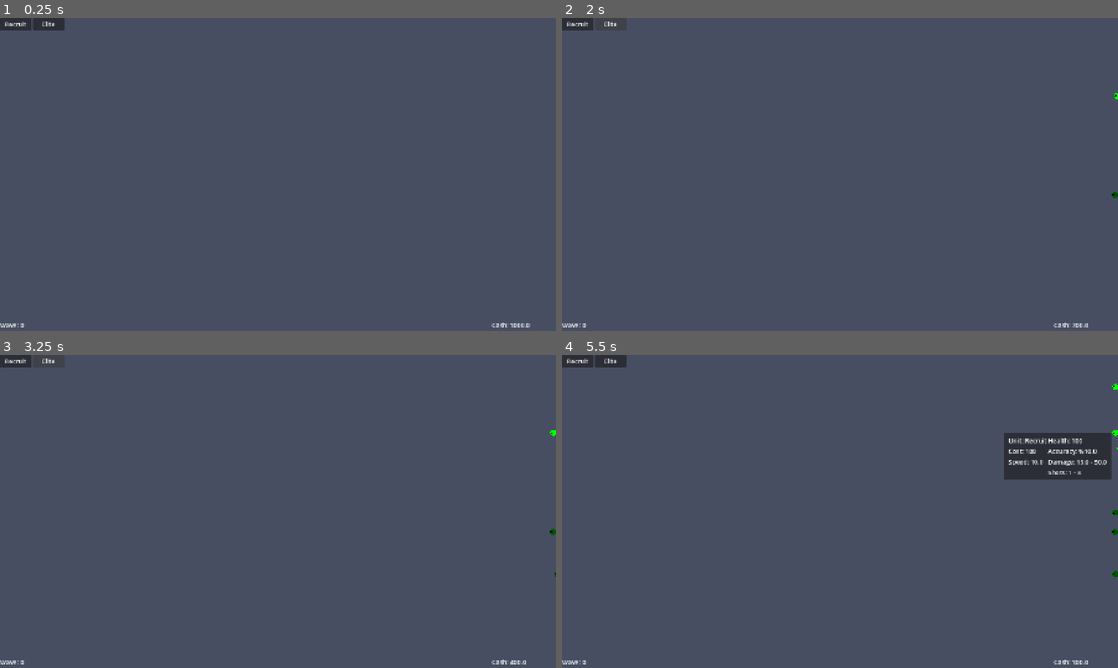
Above: before the commit, frames 1-4 (two rows, left to right).
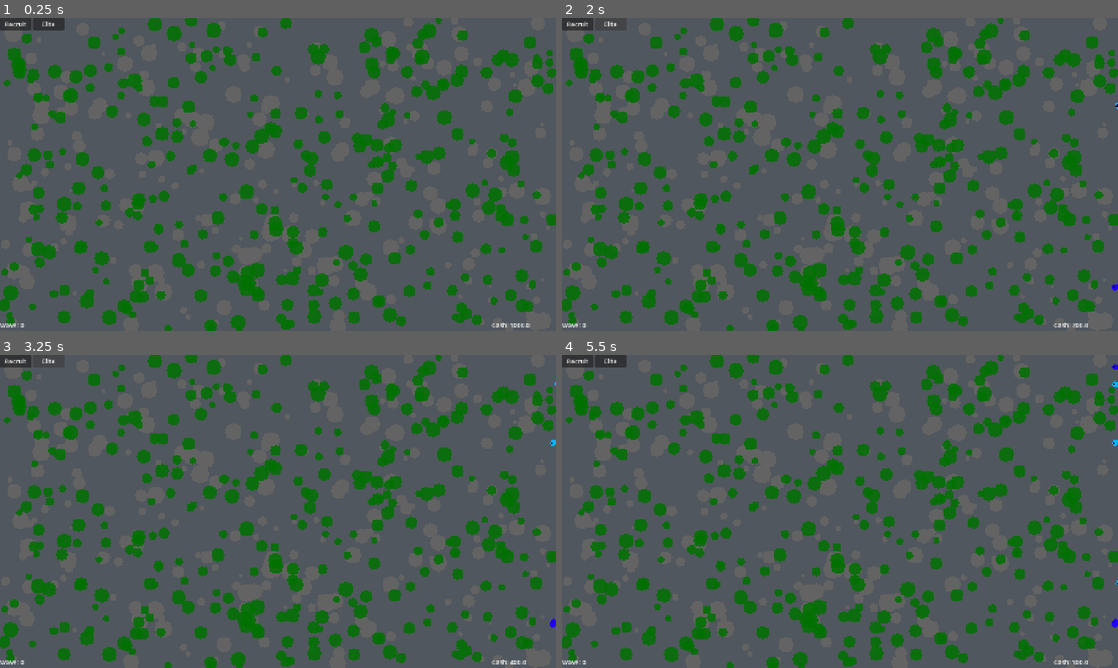
Above: after the commit, the same moments.

Repository: bradygillam/Blitztorm
Game: Godot game, scene res://Scene/Main.tscn
Same seed, same stepped clock (60 frames per second), same inputs: the game is played once before the commit and once after it.
Inputs (mouse positions are in pixels of both pictures, inside the frame that each line leads up to):
- Up to frame 1 (0.25 s): no input
- Up to frame 2 (2 s): click "Recruit" at 0.5 s; click "Elite" at 1.25 s
- Up to frame 3 (3.25 s): click "Recruit" at 2 s; click "Elite" at 2.75 s
- Up to frame 4 (5.5 s): click "Recruit" at 3.5 s; click "Elite" at 4.25 s; tap Enter at 5 s; move the mouse to (1112, 433) at 5.02 s; hold Right mouse button (Unit_Placement) from 5.03 s (still down)

The runs differ from the first frame. In frame 1, 28% of the frame differs, in the area x 0-100%, y 0-100%; in frame 2, 28%; in frame 3, 28%; in frame 4, 30%.

Commit message:
World Gen, Wave scaling, get all objects in line

Diff:
--- /dev/null
+++ b/Scene/Environment/Rock.tscn
@@ -0,0 +1,23 @@
+[gd_scene format=3 uid="uid://j1vbotvpe44l"]
+
+[ext_resource type="Script" uid="uid://bosy1twq3u4fa" path="res://Scripts/World/base_environmentalObject.gd" id="1_jbyxe"]
+[ext_resource type="Resource" uid="uid://bkx8mg3tjptje" path="res://Scripts/Resources/Environment/Rock.tres" id="2_fvaf6"]
+
+[sub_resource type="CircleShape2D" id="CircleShape2D_2q50q"]
+radius = 8.0
+
+[node name="Rock" type="Node2D" unique_id=722689849]
+script = ExtResource("1_jbyxe")
+objectData = ExtResource("2_fvaf6")
+
+[node name="Area2D" type="Area2D" parent="." unique_id=1746089034]
+
+[node name="CollisionShape2D" type="CollisionShape2D" parent="Area2D" unique_id=1887242926]
+shape = SubResource("CircleShape2D_2q50q")
+
+[node name="Body" type="Polygon2D" parent="." unique_id=1561557993]
+color = Color(0.3887896, 0.3887896, 0.38878956, 1)
+polygon = PackedVector2Array(0, -8, 6, -6, 8, 0, 6, 6, 0, 8, -6, 6, -8, 0, -6, -6)
+
+[connection signal="mouse_entered" from="Area2D" to="." method="DrawPawnInfoUI"]
+[connection signal="mouse_exited" from="Area2D" to="." method="UnDrawPawnInfoUI"]
--- /dev/null
+++ b/Scene/Environment/Tree.tscn
@@ -0,0 +1,24 @@
+[gd_scene format=3 uid="uid://dy45olw1eo3dq"]
+
+[ext_resource type="Script" uid="uid://bosy1twq3u4fa" path="res://Scripts/World/base_environmentalObject.gd" id="1_c0pmf"]
+[ext_resource type="Resource" uid="uid://dpji3hs2bhui6" path="res://Scripts/Resources/Environment/Tree.tres" id="2_qpqu8"]
+
+[sub_resource type="CircleShape2D" id="CircleShape2D_2q50q"]
+radius = 8.0
+
+[node name="Tree" type="Node2D" unique_id=722689849]
+z_index = 1
+script = ExtResource("1_c0pmf")
+objectData = ExtResource("2_qpqu8")
+
+[node name="Area2D" type="Area2D" parent="." unique_id=1746089034]
+
+[node name="CollisionShape2D" type="CollisionShape2D" parent="Area2D" unique_id=1887242926]
+shape = SubResource("CircleShape2D_2q50q")
+
+[node name="Body" type="Polygon2D" parent="." unique_id=1561557993]
+color = Color(0, 0.44313726, 0, 0.8627451)
+polygon = PackedVector2Array(0, -8, 6, -6, 8, 0, 6, 6, 0, 8, -6, 6, -8, 0, -6, -6)
+
+[connection signal="mouse_entered" from="Area2D" to="." method="DrawPawnInfoUI"]
+[connection signal="mouse_exited" from="Area2D" to="." method="UnDrawPawnInfoUI"]
--- a/Scene/Main.tscn
+++ b/Scene/Main.tscn
@@ -1,10 +1,13 @@
 [gd_scene format=3 uid="uid://ckvgdvchcf22m"]
 
-[ext_resource type="Script" uid="uid://t42u8nxy2kh7" path="res://Scripts/Global/UnitInfoUI.gd" id="1_yg4ot"]
+[ext_resource type="Script" uid="uid://t42u8nxy2kh7" path="res://Scripts/UI/UnitInfoUI.gd" id="1_yg4ot"]
 [ext_resource type="Script" uid="uid://fueawqwqvuss" path="res://Scripts/Controls/controls_player.gd" id="2_g6ejq"]
-[ext_resource type="Script" uid="uid://8gyw1m8o43fh" path="res://Scripts/Global/PlayerPawnSpawnHandler.gd" id="3_djkur"]
-[ext_resource type="Script" uid="uid://bdnykqu22g1ff" path="res://Scripts/Global/EnemyPawnSpawnHandler.gd" id="3_h175a"]
-[ext_resource type="Script" uid="uid://da8tvlah6ipqw" path="res://Scripts/Global/WaveHandler.gd" id="4_h175a"]
+[ext_resource type="Script" uid="uid://dda5u2qqboihh" path="res://Scripts/World/WorldGeneration.gd" id="2_vm4ek"]
+[ext_resource type="Script" uid="uid://8gyw1m8o43fh" path="res://Scripts/Utility/PlayerPawnSpawnHandler.gd" id="3_djkur"]
+[ext_resource type="Script" uid="uid://bdnykqu22g1ff" path="res://Scripts/Utility/EnemyPawnSpawnHandler.gd" id="3_h175a"]
+[ext_resource type="PackedScene" uid="uid://dy45olw1eo3dq" path="res://Scene/Environment/Tree.tscn" id="3_i0sg4"]
+[ext_resource type="Script" uid="uid://da8tvlah6ipqw" path="res://Scripts/Utility/WaveHandler.gd" id="4_h175a"]
+[ext_resource type="PackedScene" uid="uid://j1vbotvpe44l" path="res://Scene/Environment/Rock.tscn" id="4_mr7am"]
 [ext_resource type="Script" uid="uid://dsygwtwqajqkw" path="res://Scripts/Resources/Enemy/EnemyData.gd" id="5_h3nmf"]
 [ext_resource type="PackedScene" uid="uid://dputtt6mxe5ib" path="res://Scene/Units/Enemy/Recruit_Enemy.tscn" id="6_aan6j"]
 [ext_resource type="PackedScene" uid="uid://cu278xyd0bk2h" path="res://Scene/Units/Enemy/Elite_Enemy.tscn" id="6_h3nmf"]
@@ -20,7 +23,7 @@
 offset_right = 1422.0
 offset_bottom = 800.0
 mouse_filter = 2
-color = Color(0.12729236, 0.35230905, 1, 0.12156863)
+color = Color(0.4532981, 0.6573992, 0.8621733, 0.12156863)
 
 [node name="UI" type="Node2D" parent="." unique_id=66540625]
 
@@ -141,6 +144,13 @@
 layout_mode = 2
 text = "Shots: xxx - xxx"
 
+[node name="Environment" type="Node2D" parent="." unique_id=1529469610]
+script = ExtResource("2_vm4ek")
+treePrefab = ExtResource("3_i0sg4")
+trees_max = 500
+rockPrefab = ExtResource("4_mr7am")
+rocks_max = 500
+
 [node name="Entities" type="Node2D" parent="." unique_id=1646741825]
 
 [node name="Enemy" type="Node2D" parent="Entities" unique_id=758674355]
@@ -168,7 +178,7 @@
 })
 
 [node name="WaveTimer" type="Timer" parent="GameManager/WaveHandler" unique_id=1169303678]
-wait_time = 10.0
+wait_time = 60.0
 autostart = true
 
 [connection signal="button_up" from="UI/CanvasLayer/Control/SpawnButtons/Recruit" to="GameManager/PlayerUnitSpawnHandler" method="SpawnRecruit"]
--- a/Scene/Units/Friendly/Player/Elite_Player.tscn
+++ b/Scene/Units/Friendly/Player/Elite_Player.tscn
@@ -17,7 +17,7 @@
 script = ExtResource("1_y3pkf")
 selectedColour = Color(0.33333334, 0.33333334, 0, 1)
 unitData = ExtResource("2_y3pkf")
-baseColour = Color(0, 0.33333334, 0, 1)
+baseColour = Color(0.1254902, 0, 1, 1)
 
 [node name="Area2D" type="Area2D" parent="." unique_id=2146679284]
 
--- a/Scene/Units/Friendly/Player/Recruit_Player.tscn
+++ b/Scene/Units/Friendly/Player/Recruit_Player.tscn
@@ -17,7 +17,7 @@
 script = ExtResource("1_lpnoi")
 selectedColour = Color(1, 1, 0, 1)
 unitData = ExtResource("2_xujll")
-baseColour = Color(0, 1, 0, 1)
+baseColour = Color(0, 0.7058824, 0.9843137, 1)
 
 [node name="Area2D" type="Area2D" parent="." unique_id=1746089034]
 
--- a/Scripts/Global/GlobalHelper.gd
+++ b/Scripts/Global/GlobalHelper.gd
@@ -34,3 +34,32 @@
 		bottomRightRectangle.y += dif
 
 	return [topLeftRectangle, bottomRightRectangle]
+
+
+static func GetObjectsOnLine(start: Vector2, end: Vector2, world: World2D) -> Array:
+	var direction: Vector2 = end - start
+	var length: float = direction.length()
+
+	if length == 0:
+		return []
+
+	var shape: RectangleShape2D = RectangleShape2D.new()
+	shape.size = Vector2(length, 2.0)
+
+	var query: PhysicsShapeQueryParameters2D = PhysicsShapeQueryParameters2D.new()
+	query.shape = shape
+	query.transform = Transform2D(
+		direction.angle(),
+		(start + end) * 0.5
+	)
+	query.collide_with_areas = true
+	query.collide_with_bodies = false
+
+	var hits = world.direct_space_state.intersect_shape(query)
+
+	var objectsInLine = []
+
+	for hit in hits:
+		objectsInLine.append(hit.collider.get_parent())
+
+	return objectsInLine
--- /dev/null
+++ b/Scripts/Resources/Environment/EnvironmentObjectData.gd
@@ -0,0 +1,16 @@
+extends Resource
+class_name EnvironmentalObjectData
+
+@export var Name: String
+
+var Size: float
+@export var Size_min: float
+@export var Size_max: float
+
+
+@export_group("Cover")
+@export var CoverEffectiveness_Projectile: float
+
+
+func SetInitialData() -> void:
+	Size = randf_range(Size_min, Size_max)
--- /dev/null
+++ b/Scripts/Resources/Environment/Rock.tres
@@ -0,0 +1,10 @@
+[gd_resource type="Resource" script_class="EnvironmentalObjectData" format=3 uid="uid://bkx8mg3tjptje"]
+
+[ext_resource type="Script" uid="uid://bpjtwurj2ym48" path="res://Scripts/Resources/Environment/EnvironmentObjectData.gd" id="1_wa2xy"]
+
+[resource]
+script = ExtResource("1_wa2xy")
+Name = "Rock"
+Size_min = 0.5
+Size_max = 3.0
+metadata/_custom_type_script = "uid://bpjtwurj2ym48"
--- /dev/null
+++ b/Scripts/Resources/Environment/Tree.tres
@@ -0,0 +1,10 @@
+[gd_resource type="Resource" script_class="EnvironmentalObjectData" format=3 uid="uid://dpji3hs2bhui6"]
+
+[ext_resource type="Script" uid="uid://bpjtwurj2ym48" path="res://Scripts/Resources/Environment/EnvironmentObjectData.gd" id="1_k42kd"]
+
+[resource]
+script = ExtResource("1_k42kd")
+Name = "Tree"
+Size_min = 1.0
+Size_max = 2.5
+metadata/_custom_type_script = "uid://bpjtwurj2ym48"
--- a/Scripts/Global/UnitInfoUI.gd
+++ b/Scripts/UI/UnitInfoUI.gd
@@ -20,7 +20,7 @@
 	UI_damage = find_child("Damage", true, false)
 	UI_shotsPer = find_child("Shots", true, false)
 
-func _process(delta: float) -> void:
+func _process(_delta: float) -> void:
 	DrawUI()
 
 func DrawPawnInfo(unitDataIn: FriendlyData, unitPositionIn: Vector2) -> void:
--- a/Scripts/Units/States/FriendlyAttack.gd
+++ b/Scripts/Units/States/FriendlyAttack.gd
@@ -28,6 +28,7 @@
 	for enemy: EnemyBaseUnit in friendly.enemyTargets:
 		if enemy == null:
 			continue
+		#var objectsInWay = GlobalHelper.GetObjectsOnLine(friendly.position, enemy.position, get_world_2d())
 		var numberOfAttacks: int = randi_range(friendly.unitData.Number_Low_Attack, friendly.unitData.Number_High_Attack)
 		for i in range(0, numberOfAttacks):
 			if randf() <= friendly.unitData.Accuracy_Attack:
--- a/Scripts/Units/base_unit.gd
+++ b/Scripts/Units/base_unit.gd
@@ -12,3 +12,6 @@
 
 func _ready() -> void:
 	stateMachine = find_child("StateMachine")
+
+func hit() -> void:
+	pass
--- a/Scripts/Global/WaveHandler.gd
+++ b/Scripts/Utility/WaveHandler.gd
@@ -14,7 +14,7 @@
 	SpawnEnemies()
 
 func CalculateWaveCash() -> float:
-	return GlobalData.enemyStartingCash * ((float(GlobalData.waveNumber ** 2) / 50) + 2)
+	return GlobalData.enemyStartingCash# * ((float(GlobalData.waveNumber ** 2) / 50) + 2)
 
 func SpawnEnemies() -> void:
 	while GlobalData.enemyCash >= 100:
--- /dev/null
+++ b/Scripts/World/WorldGeneration.gd
@@ -0,0 +1,30 @@
+extends Node2D
+class_name World
+
+@export var treePrefab: PackedScene
+@export var trees_max: int
+@export var rockPrefab: PackedScene
+@export var rocks_max: int
+
+func _ready() -> void:
+	SpawnItems()
+
+func SpawnItems() -> void:
+	var numTrees = randi_range(0, trees_max)
+	var numRocks = randi_range(0, rocks_max)
+
+	for i in range(numTrees):
+		var tree = treePrefab.instantiate()
+		tree.global_position = GlobalHelper.GetRandomVectorInRectangle(
+		Vector2(GlobalHelper.MIN_X_POSITION_VALUE, GlobalHelper.MIN_Y_POSITION_VALUE),
+		Vector2(GlobalHelper.MAX_X_POSITION_VALUE, GlobalHelper.MAX_Y_POSITION_VALUE)
+		)
+		self.add_child(tree)
+
+	for i in range(numRocks):
+		var rock = rockPrefab.instantiate()
+		rock.global_position = GlobalHelper.GetRandomVectorInRectangle(
+		Vector2(GlobalHelper.MIN_X_POSITION_VALUE, GlobalHelper.MIN_Y_POSITION_VALUE),
+		Vector2(GlobalHelper.MAX_X_POSITION_VALUE, GlobalHelper.MAX_Y_POSITION_VALUE)
+		)
+		self.add_child(rock)
--- /dev/null
+++ b/Scripts/World/base_environmentalObject.gd
@@ -0,0 +1,11 @@
+extends Node2D
+class_name BaseEnvironmentalObject
+
+@export var objectData: EnvironmentalObjectData
+
+func _ready() -> void:
+	objectData.SetInitialData()
+	scale *= objectData.Size
+
+func hit() -> void:
+	pass
Not shown, added: Scripts/Resources/Environment/EnvironmentObjectData.gd.uid
Renamed: Scripts/Global/UnitInfoUI.gd.uid -> Scripts/UI/UnitInfoUI.gd.uid
Renamed: Scripts/Global/EnemyPawnSpawnHandler.gd -> Scripts/Utility/EnemyPawnSpawnHandler.gd
Renamed: Scripts/Global/EnemyPawnSpawnHandler.gd.uid -> Scripts/Utility/EnemyPawnSpawnHandler.gd.uid
Renamed: Scripts/Global/PlayerPawnSpawnHandler.gd -> Scripts/Utility/PlayerPawnSpawnHandler.gd
Renamed: Scripts/Global/PlayerPawnSpawnHandler.gd.uid -> Scripts/Utility/PlayerPawnSpawnHandler.gd.uid
Renamed: Scripts/Global/WaveHandler.gd.uid -> Scripts/Utility/WaveHandler.gd.uid
Not shown, added: Scripts/World/WorldGeneration.gd.uid
Not shown, added: Scripts/World/base_environmentalObject.gd.uid
